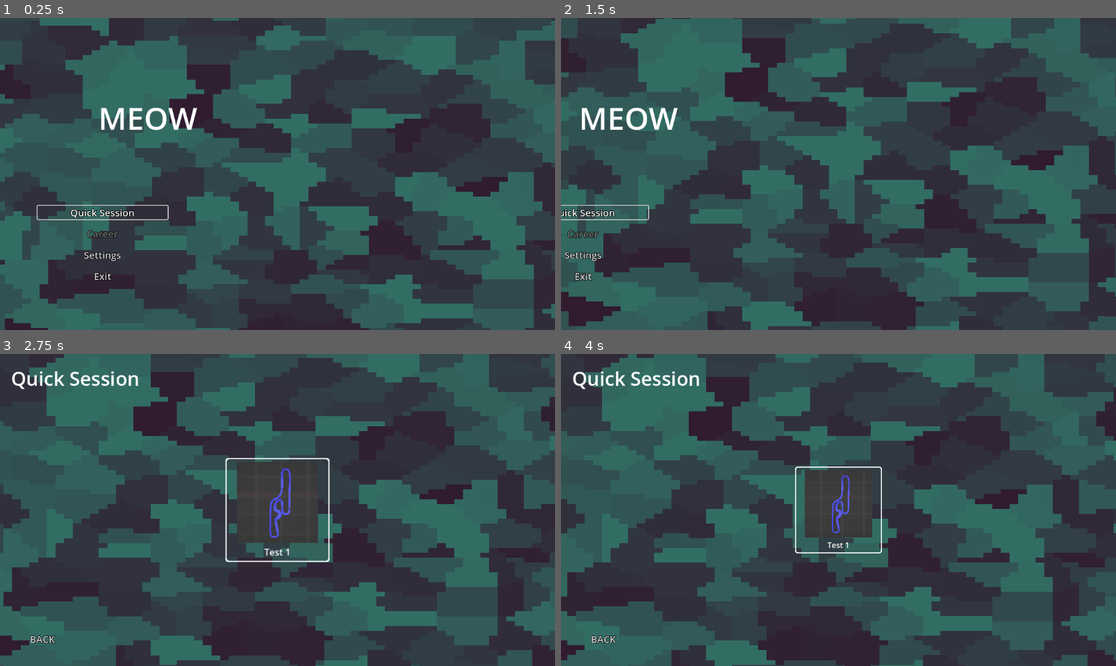
Above: before the commit, frames 1-4 (two rows, left to right).
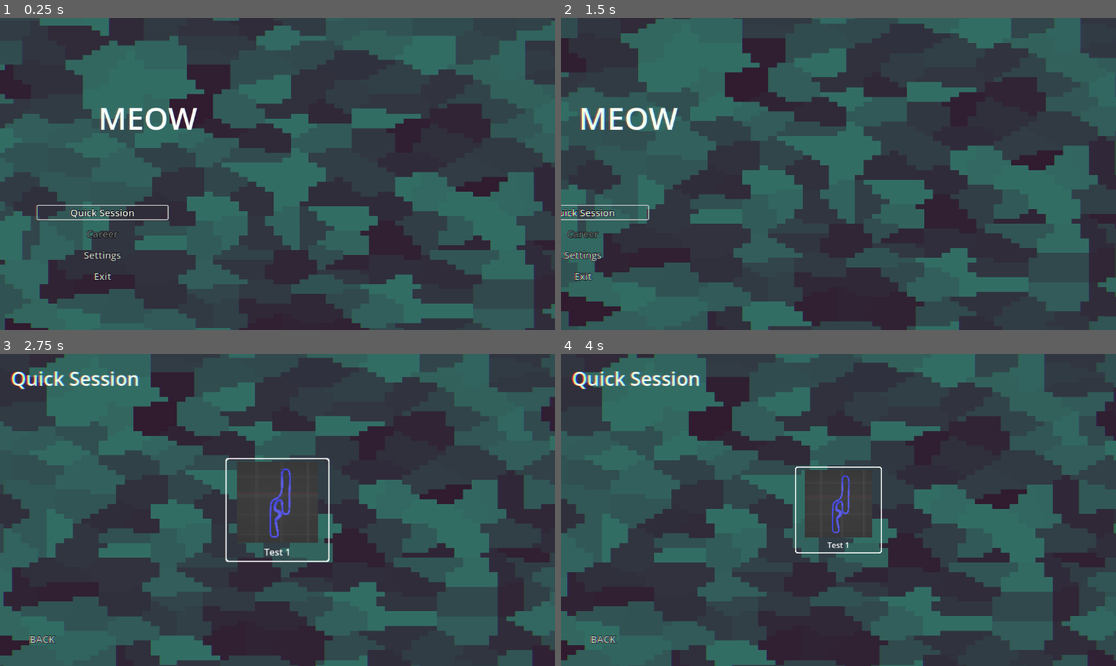
Above: after the commit, the same moments.

Repository: pjimenez1502/Grav_Racer
Game: Godot game, scene res://Component/UI/GAME.tscn
Two runs of this game, one before a commit and one after it. Both use one fixed random seed, a clock stepped at 60 frames per second and the inputs below.
Inputs (mouse positions are in pixels of both pictures, inside the frame that each line leads up to):
- Up to frame 1 (0.25 s): no input
- Up to frame 2 (1.5 s): click "Quick Session" at 0.5 s; click "BACK" at 1.25 s
- Up to frame 3 (2.75 s): tap Enter at 2 s; move the mouse to (399, 494) at 2.02 s; hold D (TURN_RIGHT) from 2.03 s (still down); hold Space (BURNER) from 2.03 s (still down); click (399, 494) at 2.17 s
- Up to frame 4 (4 s): release D (TURN_RIGHT) at 2.75 s; release Space (BURNER) at 2.75 s; drag from (727, 525) to (810, 572) at 2.77 s; move the mouse to (894, 441) at 3.52 s; hold D (TURN_RIGHT) from 3.53 s (still down); tap Tab at 3.6 s; click (894, 441) at 3.67 s

The runs differ from the first frame. In frame 1, 0.5% of the frame differs, in the area x 0-100%, y 0-100%; in frame 2, 1.1%; in frame 3, 0.8%; in frame 4, 0.8%.

Commit message:
Main menu to racing scene flow

Diff:
--- a/Component/Global/RaceDirector.gd
+++ b/Component/Global/RaceDirector.gd
@@ -18,6 +18,7 @@
 
 func replace_ship() -> void:
 	if ship_rb:
+		print(ship_rb)
 		ship_rb.queue_free()
 	ship_rb = spawn_player_ship()
 
@@ -26,7 +27,7 @@
 
 func load_circuit(circuit_data: CircuitData) -> void:
 	race_scene = RACE_SCENE.instantiate()
-	get_tree().root.add_child(race_scene)
+	SceneManager.GAME_SCENE.add_child(race_scene)
 
 	circuit = circuit_data.scene.instantiate()
 	race_scene.sub_viewport.add_child(circuit)
--- a/Component/Global/SceneManager.gd
+++ b/Component/Global/SceneManager.gd
@@ -1,18 +1,23 @@
 extends Node
 
+var GAME_SCENE : Control
 const SCENE_DICTIONARY : Dictionary[String, PackedScene] = {
 	"startmenu": preload("res://Component/UI/StartMenu.tscn"),
 	"quicksesh": preload("res://Component/UI/CircuitSelection/CircuitSelectScreen.tscn"),
 	#"settings": preload()
 	}
+
 enum DIRECTION {LEFT, RIGHT, UP, DOWN}
+
+func set_game_scene(scene: Control) -> void:
+	GAME_SCENE = scene
 
 func ui_transition(current_scene: Control, scene_id: String, direction: DIRECTION) -> void:
 	var position : Vector2 = get_transition_position(direction)
 	var transition_speed : float = 0.2
 
 	var new_scene : Control = SCENE_DICTIONARY[scene_id].instantiate()
-	current_scene.get_parent().add_child(new_scene)
+	GAME_SCENE.add_child(new_scene)
 	new_scene.position = -position
 
 	var tween: Tween = get_tree().create_tween()
@@ -31,3 +36,12 @@
 			return Vector2(-1,0) * distance
 
 	return Vector2(-1,0) * distance
+
+func scene_transition(current_scene: Control, scene_id:String) -> void:
+	var new_scene : Control = SCENE_DICTIONARY[scene_id].instantiate()
+	GAME_SCENE.add_child(new_scene)
+
+	current_scene.queue_free()
+
+func pause_game(value: bool) -> void:
+	get_tree().paused = value
--- a/Component/Ships/Ship Components/ShipHover.gd
+++ b/Component/Ships/Ship Components/ShipHover.gd
@@ -36,7 +36,6 @@
 	var hover_multiplier : float = clamp(abs(distance_offset)/10, 0.05, 1)
 
 	ship_rb.position.y = lerp(ship_rb.position.y, ship_rb.position.y + distance_offset, delta * 100 * hover_multiplier)
-	print(distance_offset, " -- ", hover_multiplier)
 
 var raycast_lenght : int = 10
 var raycast_Forw : RayCast3D = RayCast3D.new()
--- a/Component/UI/DynamicBackground.gd
+++ b/Component/UI/DynamicBackground.gd
@@ -9,4 +9,4 @@
 func _process(delta: float) -> void:
 	var offset : Vector2 = center - Vector2( clamp(get_global_mouse_position().x, 0, get_viewport_rect().size.x), clamp(get_global_mouse_position().y, 0, get_viewport_rect().size.y)) * 0.2
 	position = lerp(position, offset, delta)
-	print(clamp(get_global_mouse_position(), Vector2.ZERO, get_viewport_rect().size), " -- ", get_global_mouse_position())
+	#print(clamp(get_global_mouse_position(), Vector2.ZERO, get_viewport_rect().size), " -- ", get_global_mouse_position())
--- /dev/null
+++ b/Component/UI/GAME.gd
@@ -0,0 +1,6 @@
+extends Control
+
+@onready var chromatic_aberration_filter: ColorRect = $"Chromatic Aberration Filter"
+
+func _ready() -> void:
+	SceneManager.set_game_scene(self)
--- a/Component/UI/GAME.tscn
+++ b/Component/UI/GAME.tscn
@@ -1,7 +1,9 @@
-[gd_scene load_steps=6 format=3 uid="uid://dixqvs6v5o4wi"]
+[gd_scene load_steps=8 format=3 uid="uid://dixqvs6v5o4wi"]
 
+[ext_resource type="Script" uid="uid://b6j4muvwk8sbq" path="res://Component/UI/GAME.gd" id="1_ab3r1"]
 [ext_resource type="Script" uid="uid://cugckwvd1nxtg" path="res://Component/UI/DynamicBackground.gd" id="1_fy4ai"]
 [ext_resource type="PackedScene" uid="uid://doa3ilpvhjo38" path="res://Component/UI/StartMenu.tscn" id="1_m26ab"]
+[ext_resource type="Material" uid="uid://b6r8l6he30uxj" path="res://Shader/Filter_and_color_mat.tres" id="3_1474k"]
 
 [sub_resource type="Gradient" id="Gradient_fy4ai"]
 offsets = PackedFloat32Array(0, 0.86911)
@@ -28,6 +30,7 @@
 anchor_bottom = 1.0
 grow_horizontal = 2
 grow_vertical = 2
+script = ExtResource("1_ab3r1")
 
 [node name="Control" type="Control" parent="."]
 layout_mode = 1
@@ -59,3 +62,14 @@
 
 [node name="StartMenu" parent="." instance=ExtResource("1_m26ab")]
 layout_mode = 1
+
+[node name="Chromatic Aberration Filter" type="ColorRect" parent="."]
+top_level = true
+material = ExtResource("3_1474k")
+layout_mode = 1
+anchors_preset = 15
+anchor_right = 1.0
+anchor_bottom = 1.0
+grow_horizontal = 2
+grow_vertical = 2
+mouse_filter = 2
--- a/Component/UI/PauseMenu.gd
+++ b/Component/UI/PauseMenu.gd
@@ -16,7 +16,7 @@
 func set_open(value: bool) -> void:
 	open = value
 	visible = value
-	get_tree().paused = value
+	SceneManager.pause_game(value)
 	if value:
 		set_focus()
 
@@ -28,7 +28,8 @@
 	set_open(false)
 
 func exit() -> void:
-	get_tree().quit()
+	SceneManager.scene_transition(get_parent().get_parent(), "quicksesh")
+	SceneManager.pause_game(false)
 
 
 
--- a/Component/UI/RaceUI.gd
+++ b/Component/UI/RaceUI.gd
@@ -10,10 +10,6 @@
 @onready var current_time: Label = %CurrentTime
 @onready var last_lap_time: Label = %LastLapTime
 
-
-func _ready() -> void:
-	player_ship = RaceDirector.ship_rb
-	pass
 
 func _physics_process(delta: float) -> void:
 	update_telemetry()
--- /dev/null
+++ b/Shader/ChromaticAberration.gdshader
@@ -0,0 +1,30 @@
+// chromatic aberration
+//---------------------------------
+
+shader_type canvas_item;
+
+uniform sampler2D SCREEN_TEXTURE : hint_screen_texture, filter_linear_mipmap;
+
+uniform vec2 r_displacement = vec2(3.0, 0.0);
+uniform vec2 g_displacement = vec2(0.0, 0.0);
+uniform vec2 b_displacement = vec2(-3.0, 0.0);
+
+uniform float vignette_intensity = 0.4;
+uniform float vignette_opacity : hint_range(0.0, 1.0) = 0.5;
+uniform vec4 vignette_rgb : source_color  = vec4(0.0, 0.0, 0.0, 1.0);
+float vignette(vec2 uv){
+	uv *= 1.0 - uv.xy;
+	float vignette = uv.x * uv.y * 15.0;
+	return pow(vignette, vignette_intensity * vignette_opacity);
+}
+
+void fragment()
+{
+	float r = texture(SCREEN_TEXTURE, SCREEN_UV + vec2(SCREEN_PIXEL_SIZE*r_displacement), 0.0).r;
+	float g = texture(SCREEN_TEXTURE, SCREEN_UV + vec2(SCREEN_PIXEL_SIZE*g_displacement), 0.0).g;
+	float b = texture(SCREEN_TEXTURE, SCREEN_UV + vec2(SCREEN_PIXEL_SIZE*b_displacement), 0.0).b;
+	vec4 displaced = vec4(r, g, b, 1.0-vignette(SCREEN_UV));
+
+	vec4 calculated = displaced;
+	COLOR = calculated;
+}
--- /dev/null
+++ b/Shader/Filter_and_color.gdshader
@@ -0,0 +1,47 @@
+shader_type canvas_item;
+
+uniform sampler2D screen_texture : hint_screen_texture, repeat_disable, filter_nearest;
+
+uniform float seed = 81.0;
+uniform float power : hint_range( 0.0, 1.0 ) = 0.03;
+uniform float speed = 0.0;
+
+vec2 random( vec2 pos )
+{
+	return fract(
+		sin(
+			vec2(
+				dot(pos, vec2(12.9898,78.233))
+			,	dot(pos, vec2(-148.998,-65.233))
+			)
+		) * 43758.5453
+	);
+}
+uniform float saturation : hint_range(0, 3) = 1.0;
+
+uniform float redVal : hint_range(0, 1) = 1.0;
+uniform float greenVal : hint_range(0, 1) = 1.0;
+uniform float blueVal : hint_range(0, 1) = 1.0;
+
+mat4 saturationMatrix( float _saturation ){
+    vec3 luminance = vec3( 0.3086, 0.6094, 0.0820 );
+    float oneMinusSat = 1.0 - _saturation;
+
+    vec3 red = vec3( luminance.x * oneMinusSat );
+    red+= vec3(_saturation, 0, 0)*redVal;
+    vec3 green = vec3( luminance.y * oneMinusSat );
+    green += vec3( 0,_saturation, 0 )*greenVal;
+    vec3 blue = vec3( luminance.z * oneMinusSat );
+    blue += vec3( 0, 0,_saturation )*blueVal;
+
+    return mat4(vec4(red, 0),vec4(green,0),vec4(blue,0),vec4(0, 0, 0, 1));
+}
+
+void fragment( )
+{
+	vec2 uv = SCREEN_UV + ( random( UV + vec2( seed - TIME * speed, TIME * speed ) ) - vec2( 0.5, 0.5 ) ) * power;
+	vec4 c = textureLod( screen_texture, uv, 0.0 );
+
+	COLOR = vec4(saturationMatrix(saturation)* c);
+
+}
--- /dev/null
+++ b/Shader/Filter_and_color_mat.tres
@@ -0,0 +1,12 @@
+[gd_resource type="ShaderMaterial" load_steps=2 format=3 uid="uid://b6r8l6he30uxj"]
+
+[ext_resource type="Shader" uid="uid://cgr7d1hahrg13" path="res://Shader/ChromaticAberration.gdshader" id="1_ubp36"]
+
+[resource]
+shader = ExtResource("1_ubp36")
+shader_parameter/r_displacement = Vector2(3, 0)
+shader_parameter/g_displacement = Vector2(0, 0)
+shader_parameter/b_displacement = Vector2(-3, 0)
+shader_parameter/vignette_intensity = 0.6
+shader_parameter/vignette_opacity = 0.5
+shader_parameter/vignette_rgb = Color(0, 0, 0, 1)
Not shown, added: Component/UI/GAME.gd.uid
Not shown, added: Shader/ChromaticAberration.gdshader.uid
Not shown, added: Shader/Filter_and_color.gdshader.uid
